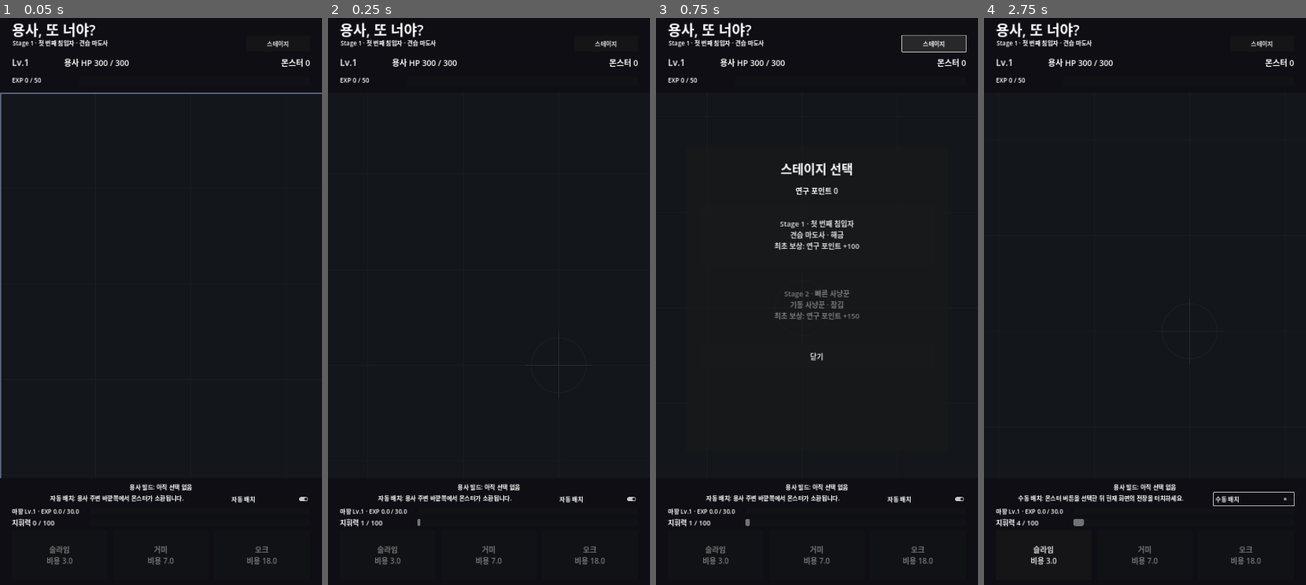
Above: before the commit, frames 1-4 (left to right).
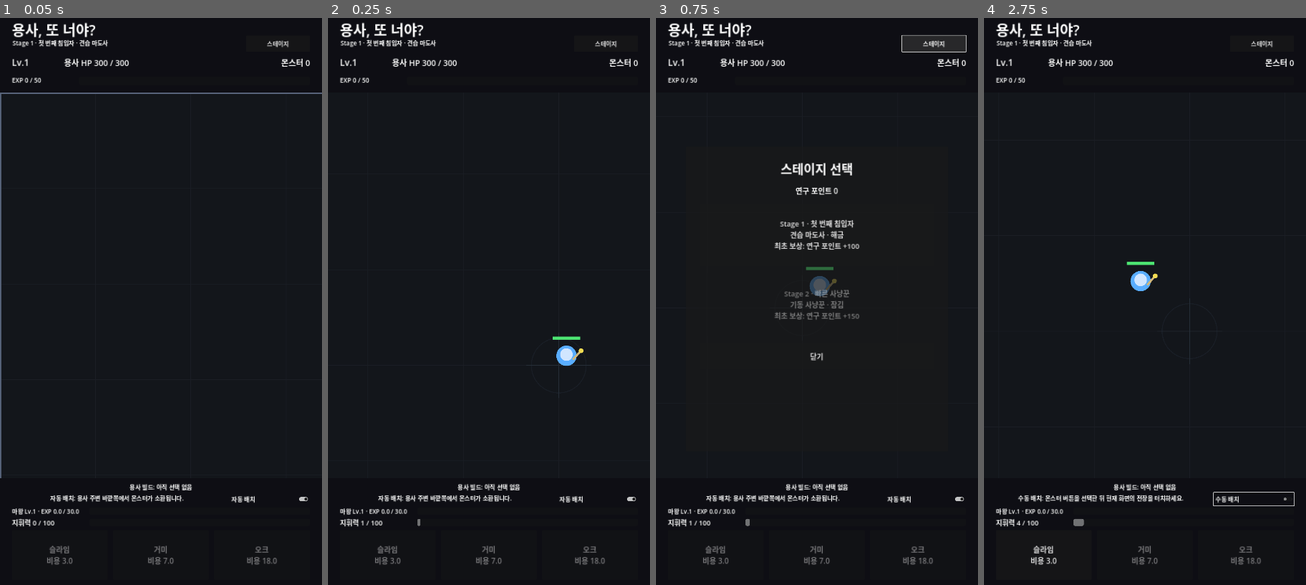
Above: after the commit, the same moments.

Repository: MinSung0732/Again-Hero-
Game: Godot game, scene res://src/main/Main.tscn
The game is run twice, just before and just after one commit, with the same random seed, the same clock (stepped at 60 frames per second) and the same inputs.
Inputs:
- Up to frame 1 (0.05 s): no input
- Up to frame 2 (0.25 s): no input
- Up to frame 3 (0.75 s): click "스테이지" at 0.5 s
- Up to frame 4 (2.75 s): click "Stage 1 · 첫 번째 침입자 견습 마도사 · 해…" at 1.25 s; click "자동 배치" at 2 s

Frame 1 is identical in both runs. In frame 2, 0.3% of the frame differs, in the area x 69-80%, y 56-62%; in frame 3, 0.2%; in frame 4, 0.3%.
Error before the commit: Trying to assign value of type 'Sprite2D' to a variable of type 'AnimatedSprite2D'. (res://src/hero/hero.gd:57)

Commit message:
art: switch hero renderer to AnimatedSprite2D

Diff:
--- a/src/hero/Hero.tscn
+++ b/src/hero/Hero.tscn
@@ -14,7 +14,7 @@
 [node name="CollisionShape2D" type="CollisionShape2D" parent="."]
 shape = SubResource("CircleShape2D_hero")
 
-[node name="HeroSprite" type="Sprite2D" parent="."]
+[node name="HeroSprite" type="AnimatedSprite2D" parent="."]
 visible = false
 z_index = 1
 texture_filter = 1
